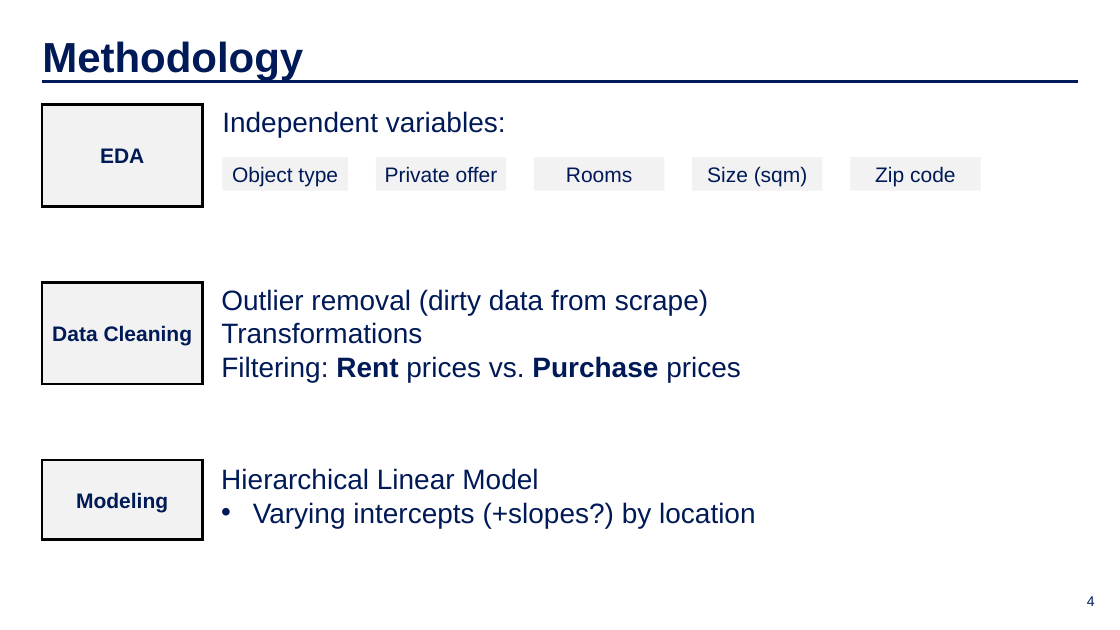
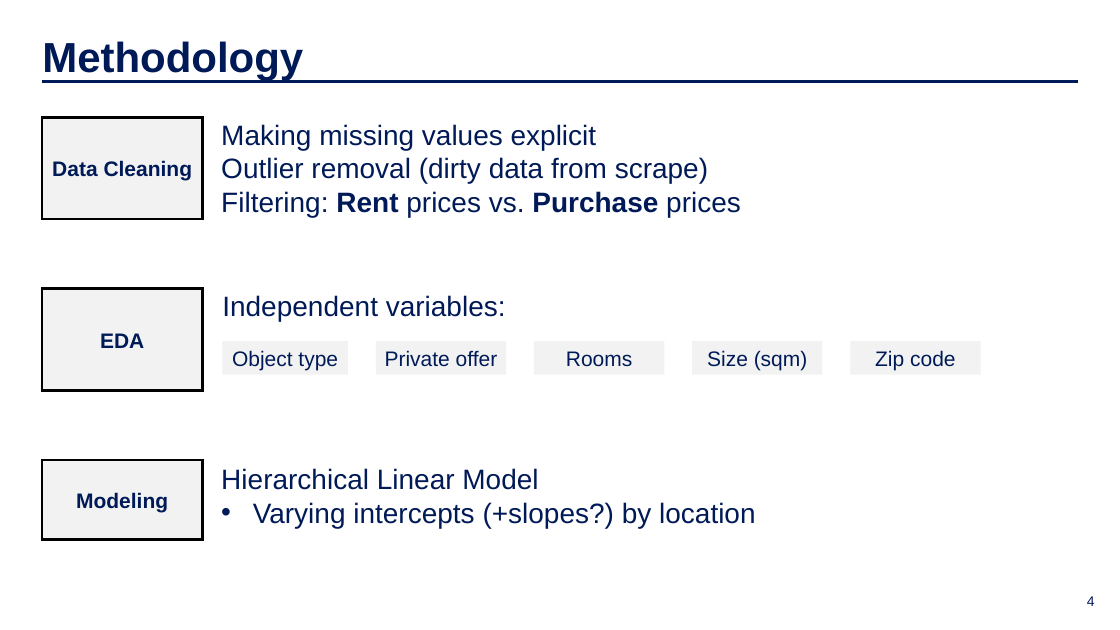
Before and after one commit to moritzwilksch/BerlinRealEstatePrices, a slide deck: slide 4 of documents/slide_deck.pptx. Drawn at 1120x630 pixels with LibreOffice and Linux fonts; fonts in the diff are those of the drawing; background and template pictures are left out. Boxes give left, top, right and bottom in pixels: in the first picture for what was removed or moved away, otherwise in the second. Text is boxed around its words. In the diff, an @@ line names an element or a change of style, - is before the commit and + after.

```diff
--- a/documents/slide_deck.pptx
+++ b/documents/slide_deck.pptx
@@ rectangle "Data Cleaning": place and size @@
-rectangle "Data Cleaning" at box(42, 282, 202, 384)
+rectangle "Data Cleaning" at box(42, 118, 202, 219)
@@ text "Making missing values explicit": place and size @@
-text "Making missing values explicit" at box(221, 289, 741, 382)
+text "Making missing values explicit" at box(221, 124, 741, 217)
@@ text at box(221, 124, 597, 150): paragraph added @@
+Making missing values explicit
@@ text at box(221, 322, 422, 344): paragraph removed @@
-Transformations
@@ 6 rectangles, 1 text: place and size @@
-6 rectangles, 1 text at box(42, 105, 981, 207)
+6 rectangles, 1 text at box(42, 289, 981, 391)
```
Also in this commit, not shown: 1 other slide changed, 3 slides added, 1 slide removed, 9 other files.
